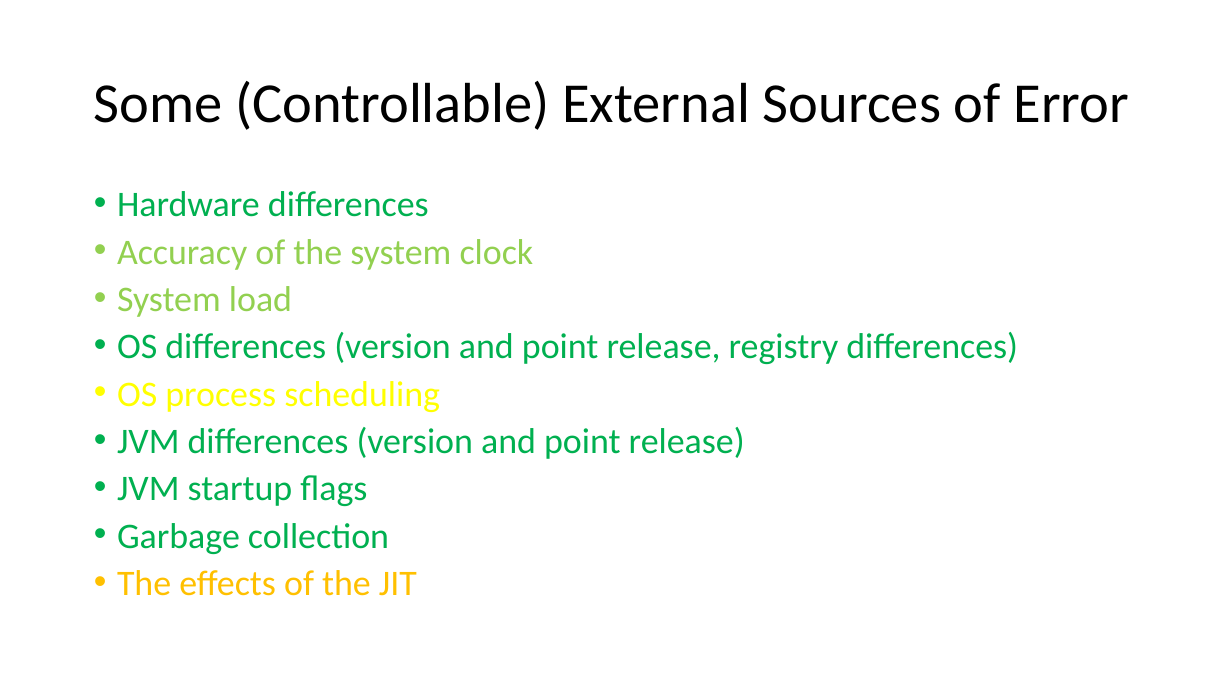
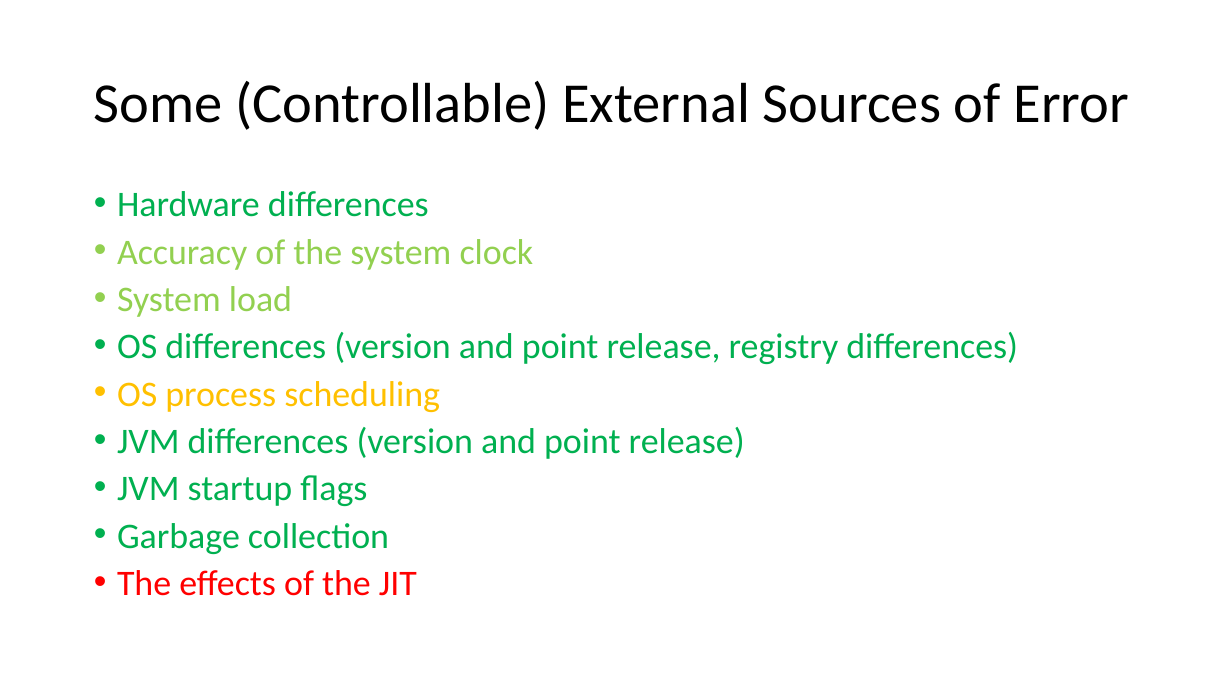
Before and after one commit to tresat/JMH-Presentation, a slide deck: slide 4 of doc/slides.pptx. Drawn at 1232x693 pixels with LibreOffice and Linux fonts; fonts in the diff are those of the drawing. Boxes give left, top, right and bottom in pixels: in the first picture for what was removed or moved away, otherwise in the second. Text is boxed around its words. In the diff, an @@ line names an element or a change of style, - is before the commit and + after.

```diff
--- a/doc/slides.pptx
+++ b/doc/slides.pptx
@@ text at (117,381,440,596): text colour #FFFF00 to #FFC000 in "OS process scheduling"; text colour #FFC000 to #FF0000 in "The effects of the JIT" @@
```
Also in this commit, not shown: 2 other slides changed, 3 slides added, 21 other files.
